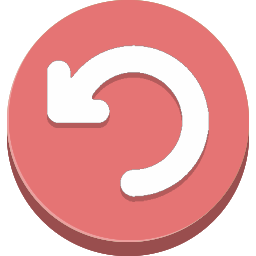
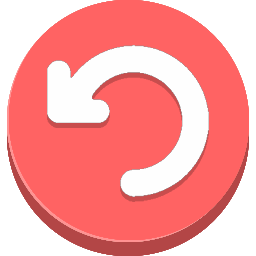
Layered file, before and after one edit (w=256, h=256). Changes by layer:
painted on "Layer 2" over (7, 0, 249, 242)
